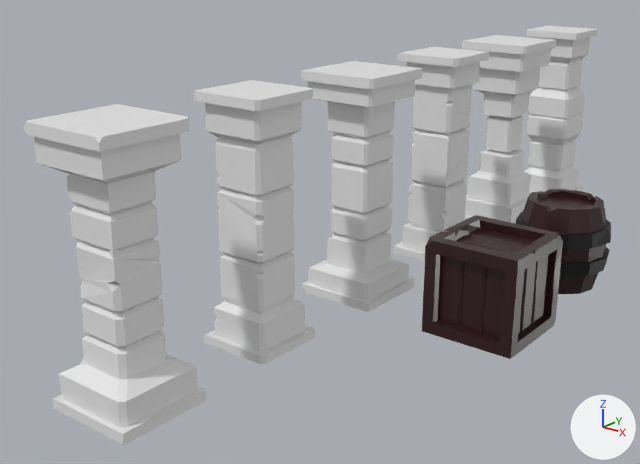
The Blender file dungeon.blend as it was, and as the next commit left it.
One viewpoint serves both versions: a camera (50 mm lens) standing at (6.63, -9.15, 4.67) and looking at (-0.33, -0.43, 0.88). Every picture has the same lights, and +X, +Y and +Z are marked at lower right. The same objects are shown in both versions, whatever each file hides.

Objects in the first picture: 'Barrel', 'Crate', 'Pillar_1', 'Pillar_2', 'Pillar_3', 'Pillar_4', 'Pillar_5', 'Pillar_6'.
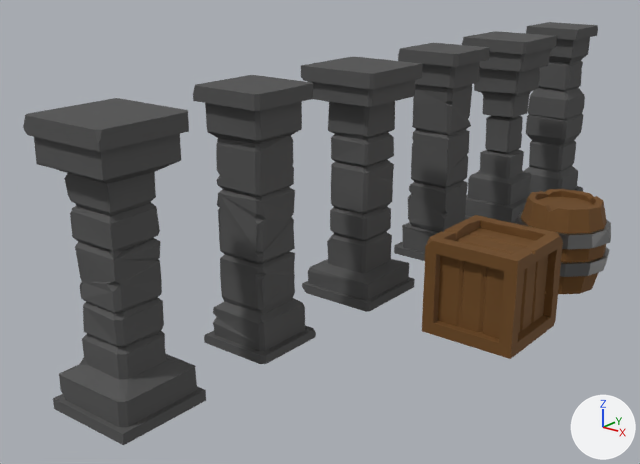
What differs and where, as boxes (x1, y1, x2, y2) in the pictures (640 x 464 px; the box of a moved part takes in the faces that stretch with it):
'Pillar_4', recoloured, reshaped: before (23, 104, 206, 445); after (23, 98, 206, 445)
'Pillar_3', recoloured (grey to black): (193, 75, 316, 364) in both
'Pillar_2', recoloured (grey to black): (301, 57, 422, 312) in both
'Crate', recoloured, surface changed: (422, 215, 563, 359) in both
'Pillar_1', recoloured (grey to black): (394, 43, 489, 261) in both
'Pillar_6', recoloured (grey to black): (462, 31, 557, 224) in both
'Pillar_5', recoloured: (523, 22, 598, 194) in both
'Barrel', recoloured, surface changed: (516, 189, 611, 294) in both
part 1 of me_cube_004, moved or reshaped: before (23, 104, 189, 152); after (23, 98, 189, 152)

What the commit changed:
Material 'Wood' (mat_wood) changes colour from dark red #33161a to brown #704a1e; in linear values from (0.0329, 0.00829, 0.0105) to (0.161, 0.0689, 0.0129).
In material 'Wood' (mat_wood), roughness goes from 0.336 to 0.832.
Material 'Metal barrel' (mat_metal_barrel) changes colour from black #080808 to grey #818181; in linear values from (0.00241, 0.00241, 0.00241) to (0.221, 0.221, 0.221).
Material 'Stone' (mat_stone) is new.
Its base color is (0.097, 0.097, 0.097) (dark grey #585858).
Its roughness is 0.823.
Its specular ior level is 0.195.
me_cube has 221 vertices, 189 faces and spans x -0.47..0.47, y -0.47..0.47, z -1.51..1.51.
me_cube now uses material mat_stone (dark grey #585858).
me_cube_002 has 170 vertices, 149 faces and spans x -0.55..0.55, y -0.55..0.55, z -1.5..1.5.
me_cube_002 now uses material mat_stone (dark grey #585858).
me_cube_003 has 223 vertices, 177 faces and spans x -0.47..0.47, y -0.47..0.47, z -1.51..1.51.
me_cube_003 now uses material mat_stone (dark grey #585858).
me_cube_004 has 241 vertices, 206 faces and spans x -0.55..0.55, y -0.55..0.55, z -1.5..1.5.
me_cube_004 is used by ob_pillar_4; location (0.0, -4.0, 1.5).
Before the commit, vertices of me_cube_004: 46 (0.55, 0.49, 1.5) at pixel (188, 118), 47 (0.49, 0.55, 1.5) at pixel (188, 116), 96 (-0.51, 0.55, 1.5) at pixel (119, 104), 97 (-0.55, 0.51, 1.5) at pixel (114, 104), 152 (-0.5, -0.55, 1.5) at pixel (25, 122).
Before the commit, vertices of me_cube_004: 153 (-0.55, -0.5, 1.5) at pixel (27, 120), 154 (0.5, -0.55, 1.5) at pixel (94, 136), 156 (0.55, -0.5, 1.5) at pixel (103, 136).
Part 1, on me_cube_004:
Vertices 46, 47, 96, 97, 152, 153, 154, 156 of me_cube_004 move by (0.0, 0.0, 0.06).
me_cube_004 now uses material mat_stone (dark grey #585858).
me_cube_005 has 200 vertices, 168 faces and spans x -0.47..0.47, y -0.47..0.47, z -1.51..1.51.
me_cube_005 now uses material mat_stone (dark grey #585858).
me_cube_006 has 193 vertices, 166 faces and spans x -0.55..0.55, y -0.55..0.55, z -1.5..1.5.
me_cube_006 now uses material mat_stone (dark grey #585858).
